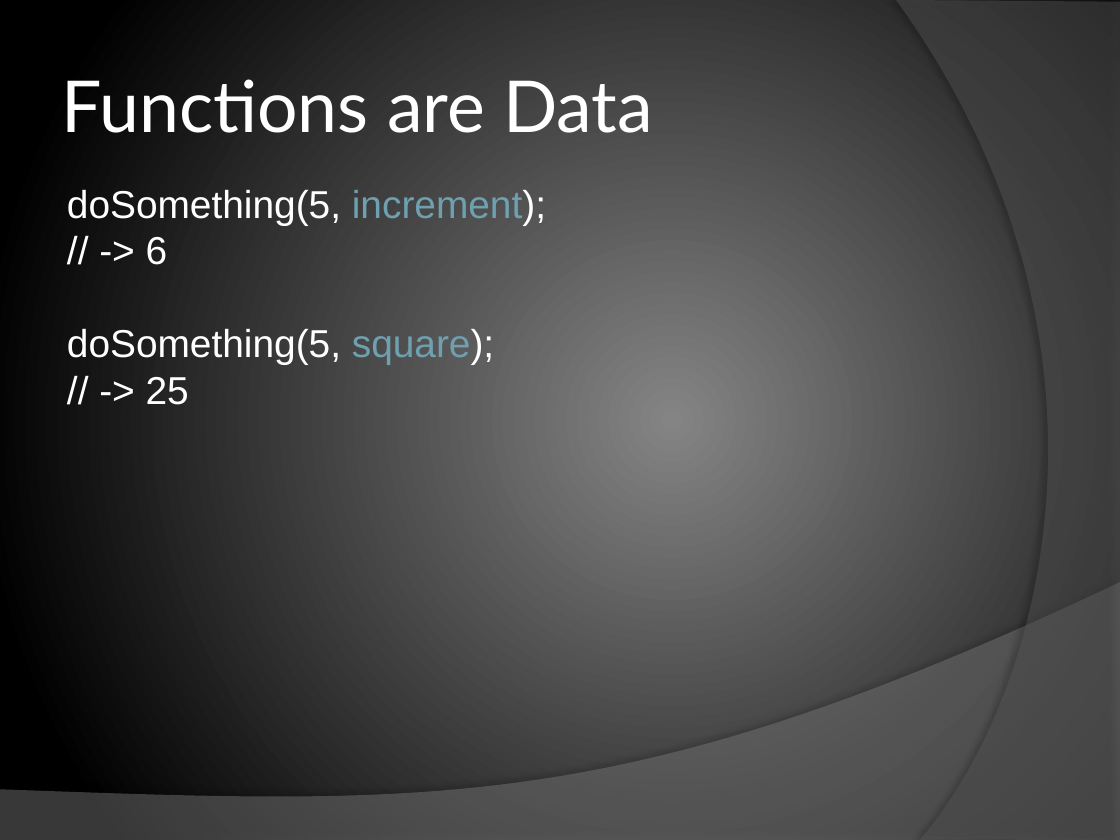
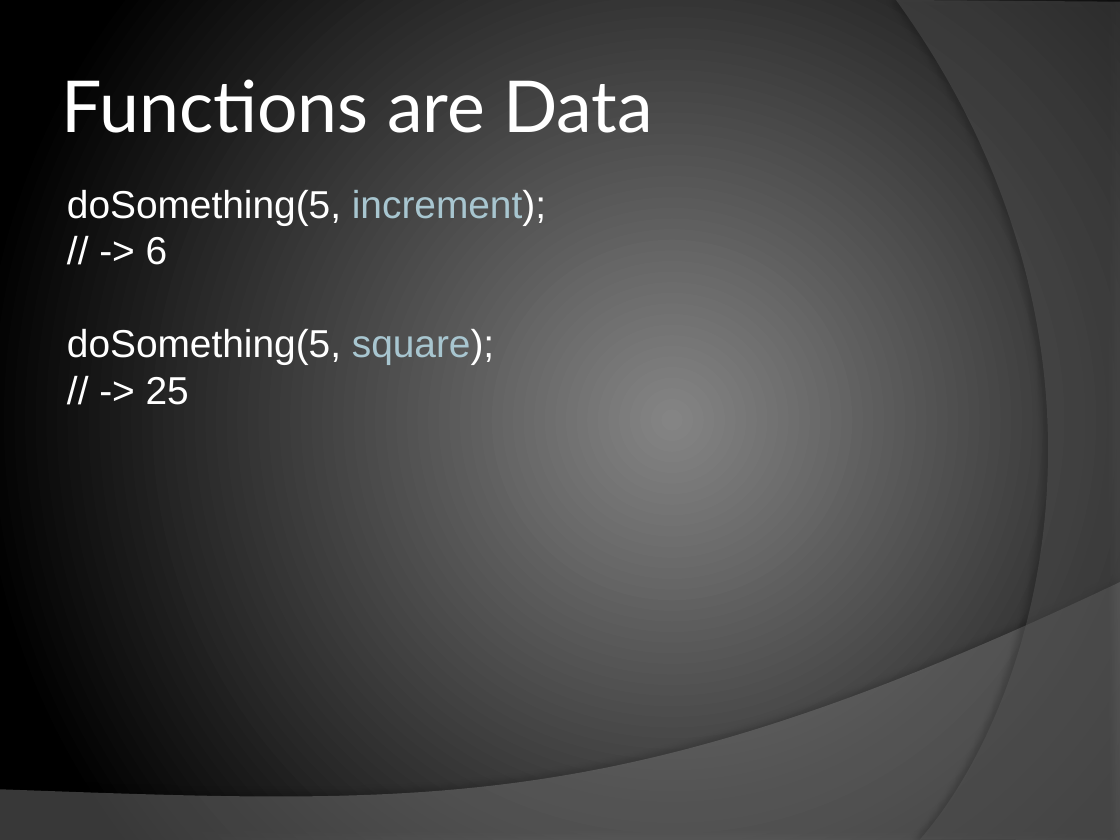
Before and after one commit to chrislewis/JaxFunc_0_ImperativelyFunctional, a slide deck: slide 9 of JaxFunc.pptx (slide 7 before the commit). Drawn at 1120x840 pixels with LibreOffice and Linux fonts; fonts in the diff are those of the drawing. Boxes give left, top, right and bottom in pixels: in the first picture for what was removed or moved away, otherwise in the second. Text is boxed around its words. In the diff, an @@ line names an element or a change of style, - is before the commit and + after.

```diff
--- a/JaxFunc.pptx
+++ b/JaxFunc.pptx
@@ text at <box>67,189,546,365</box>: text colour #6EA0B0 to #A8C6D0 in "increment);", "square);" @@
```
Also in this commit, not shown: 16 other slides changed, 3 slides added.
